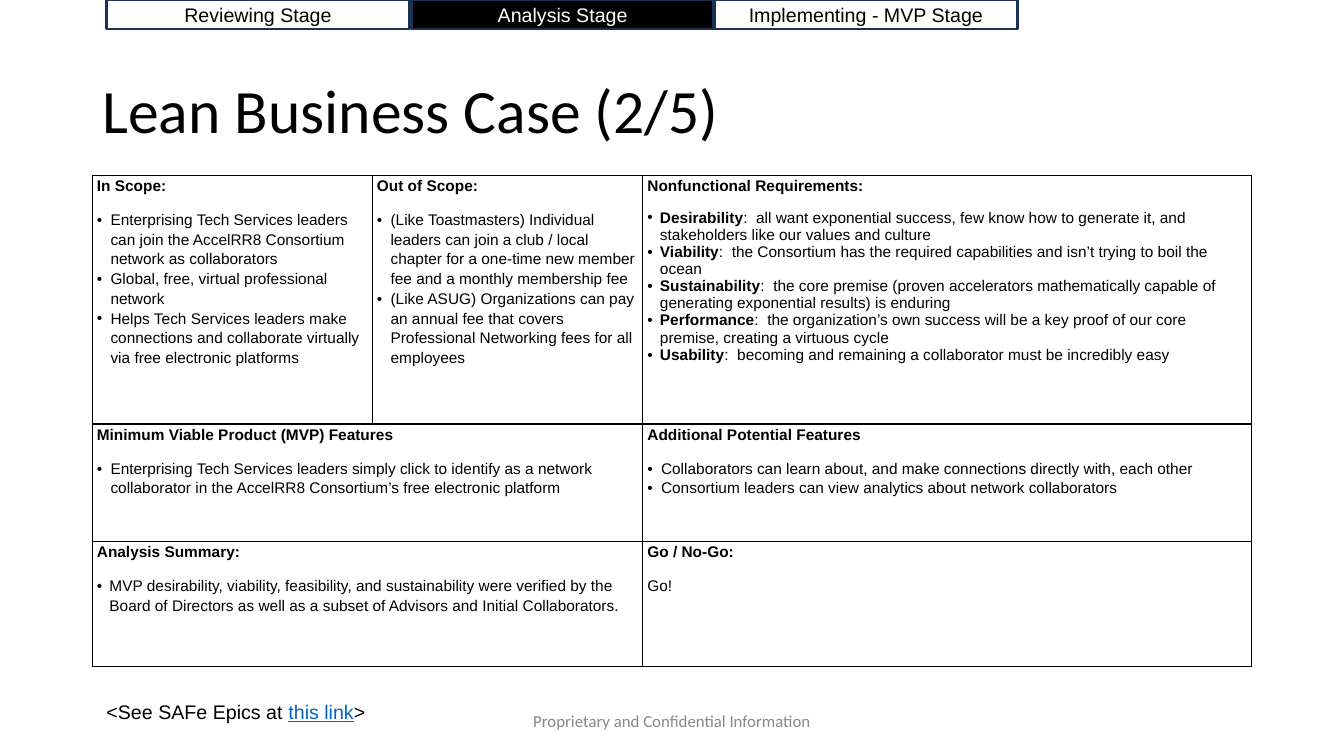
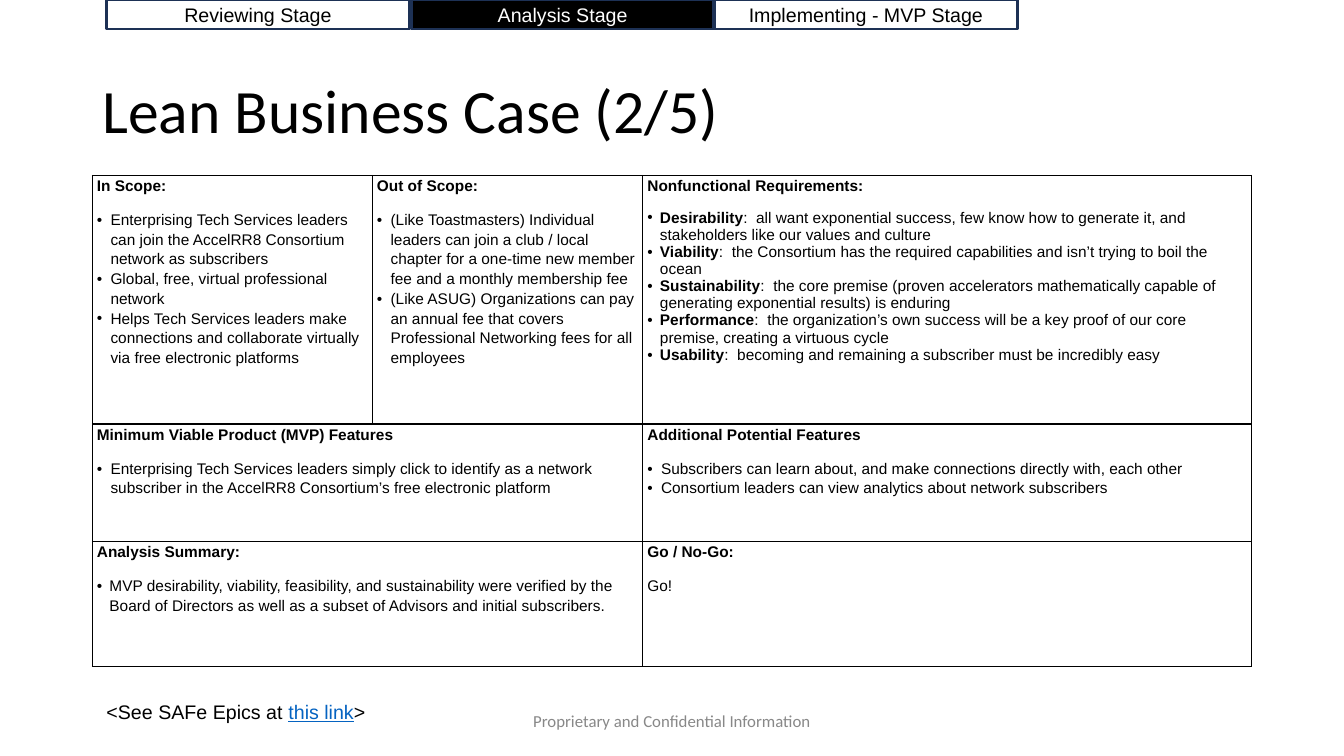
Before and after one commit to AccelRR8-Consortium-NonProfit/Management-Public, a slide deck: slide 9 of docs/2_Value_Creation/2a_Product/Professional Networking/Professional Networking v1 Lean Business Case.pptx. Drawn at 1344x756 pixels with LibreOffice and Linux fonts; fonts in the diff are those of the drawing; background and template pictures are left out. Boxes give left, top, right and bottom in pixels: in the first picture for what was removed or moved away, otherwise in the second. Text is boxed around its words. In the diff, an @@ line names an element or a change of style, - is before the commit and + after.

Commit message:
Updated Professional Networking Service v1 Lean Business Case

```diff
--- a/docs/2_Value_Creation/2a_Product/Professional Networking/Professional Networking v1 Lean Business Case.pptx
+++ b/docs/2_Value_Creation/2a_Product/Professional Networking/Professional Networking v1 Lean Business Case.pptx
@@ table at [93, 175, 1252, 666] @@
-row 1, column 1: In Scope: / Enterprising Tech Services leaders can join the AccelRR8 Consortium network as collaborators / Global, free, virtual professional network / Helps Tech Services leaders make connections and collaborate virtually via free electronic platforms
+row 1, column 1: In Scope: / Enterprising Tech Services leaders can join the AccelRR8 Consortium network as subscribers / Global, free, virtual professional network / Helps Tech Services leaders make connections and collaborate virtually via free electronic platforms
-row 1, column 3: Nonfunctional Requirements: / Desirability: all want exponential success, few know how to generate it, and stakeholders like our values and culture / Viability: the Consortium has the required capabilities and isn’t trying to boil the ocean / Sustainability: the core premise (proven accelerators mathematically capable of generating exponential results) is enduring / Performance: the organization’s own success will be a key proof of our core premise, creating a virtuous cycle / Usability: becoming and remaining a collaborator must be incredibly easy
+row 1, column 3: Nonfunctional Requirements: / Desirability: all want exponential success, few know how to generate it, and stakeholders like our values and culture / Viability: the Consortium has the required capabilities and isn’t trying to boil the ocean / Sustainability: the core premise (proven accelerators mathematically capable of generating exponential results) is enduring / Performance: the organization’s own success will be a key proof of our core premise, creating a virtuous cycle / Usability: becoming and remaining a subscriber must be incredibly easy
-row 2, column 1: Minimum Viable Product (MVP) Features / Enterprising Tech Services leaders simply click to identify as a network collaborator in the AccelRR8 Consortium’s free electronic platform
+row 2, column 1: Minimum Viable Product (MVP) Features / Enterprising Tech Services leaders simply click to identify as a network subscriber in the AccelRR8 Consortium’s free electronic platform
-row 2, column 3: Additional Potential Features / Collaborators can learn about, and make connections directly with, each other / Consortium leaders can view analytics about network collaborators
+row 2, column 3: Additional Potential Features / Subscribers can learn about, and make connections directly with, each other / Consortium leaders can view analytics about network subscribers
-row 3, column 1: Analysis Summary: / MVP desirability, viability, feasibility, and sustainability were verified by the Board of Directors as well as a subset of Advisors and Initial Collaborators.
+row 3, column 1: Analysis Summary: / MVP desirability, viability, feasibility, and sustainability were verified by the Board of Directors as well as a subset of Advisors and initial subscribers.
```
Also in this commit, not shown: 8 other slides changed, 3 other files.
